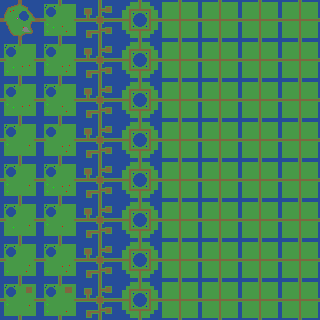
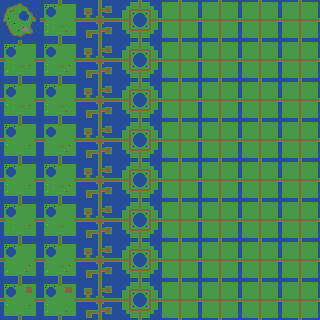
Revision of a layered 320 × 320 image; what changed, layer by layer:
painted on "Background" over [0, 0, 40, 40]
